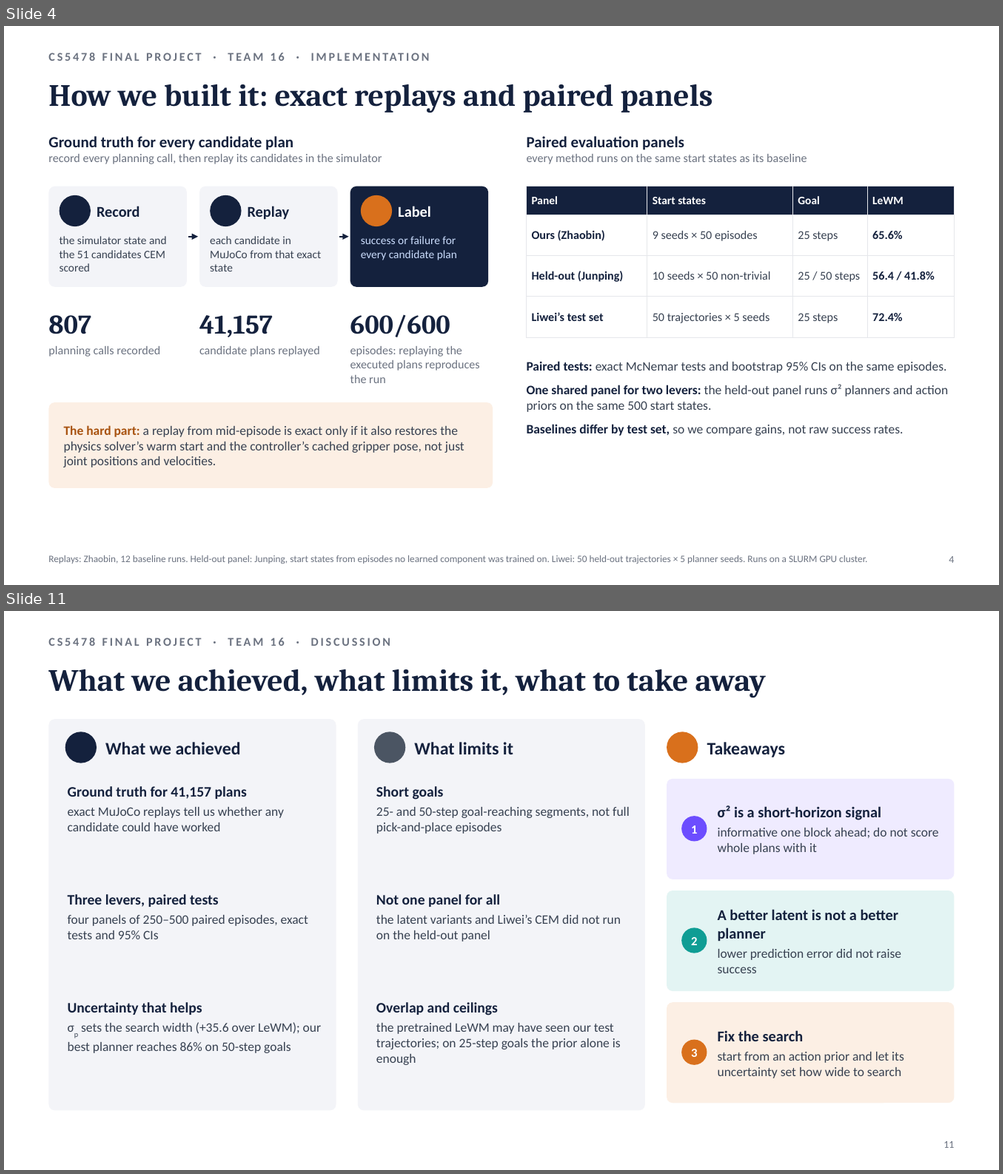
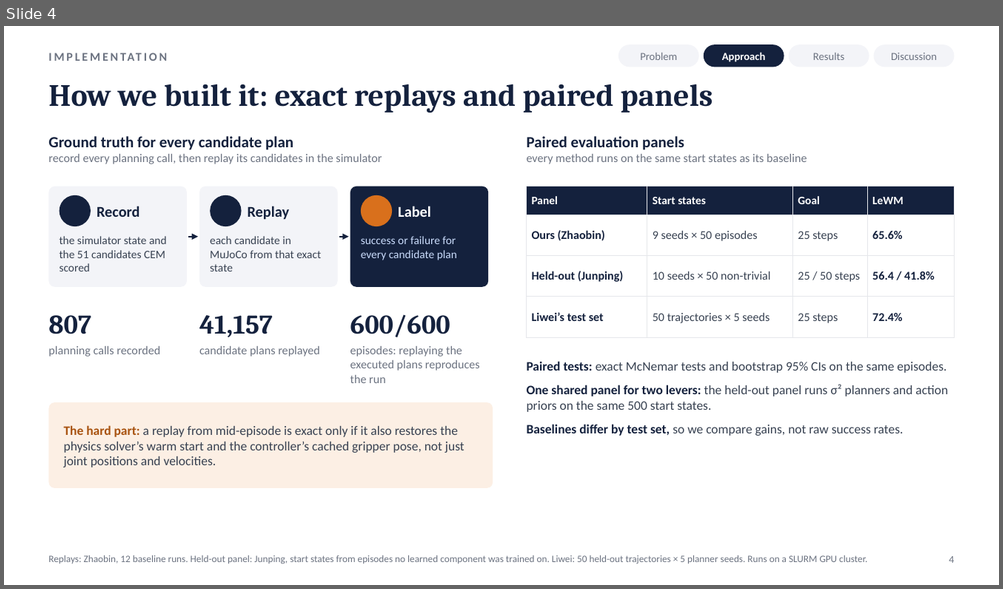
Before and after one commit to JaspinXu/uncertainty-aware-lewm, a slide deck: report/slides/CS5478_final_presentation.pptx. Shown one above the other, each under a label of ours: slides 4 and 11 before the commit, slide 4 after it; the slides between them are not shown. The pictures are 1003x1174 and 1003x589 pixels, drawn with LibreOffice and Linux fonts; fonts in the diff are those of the drawing; background and template pictures are left out. Boxes give left, top, right and bottom in pixels: in the first picture for what was removed or moved away, otherwise in the second. Text is boxed around its words. In the diff, an @@ line names an element or a change of style, - is before the commit and + after.

```diff
--- a/report/slides/CS5478_final_presentation.pptx
+++ b/report/slides/CS5478_final_presentation.pptx
@@ slide 11 removed at [4, 611, 999, 1170], background #FFFFFF @@
@@ text removed at [48, 638, 391, 646] @@
-CS5478 FINAL PROJECT · TEAM 16 · DISCUSSION
@@ text removed at [48, 669, 765, 698] @@
-What we achieved, what limits it, what to take away
@@ rounded rectangle removed at [48, 719, 336, 1111] @@
@@ rounded rectangle removed at [358, 719, 645, 1111] @@
@@ ellipse removed at [65, 732, 96, 763] @@
@@ text removed at [105, 742, 241, 755] @@
-What we achieved
@@ ellipse removed at [374, 732, 405, 763] @@
@@ text removed at [414, 742, 513, 755] @@
-What limits it
@@ ellipse removed at [666, 732, 698, 763] @@
@@ text removed at [707, 742, 785, 758] @@
-Takeaways
@@ text removed at [68, 786, 284, 832] @@
-Ground truth for 41,157 plans
-exact MuJoCo replays tell us whether any candidate could have worked
@@ text removed at [376, 786, 629, 834] @@
-Short goals
-25- and 50-step goal-reaching segments, not full pick-and-place episodes
@@ rounded rectangle removed at [666, 779, 954, 880] @@
@@ text removed at [717, 806, 939, 854] @@
-σ² is a short-horizon signal
-informative one block ahead; do not score whole plans with it
@@ ellipse removed at [681, 816, 707, 842] @@
-1
@@ text removed at [68, 894, 308, 940] @@
-Three levers, paired tests
-four panels of 250–500 paired episodes, exact tests and 95% CIs
@@ text removed at [376, 894, 620, 942] @@
-Not one panel for all
-the latent variants and Liwei’s CEM did not run on the held-out panel
@@ rounded rectangle removed at [666, 891, 954, 991] @@
@@ text removed at [717, 909, 901, 974] @@
-A better latent is not a better planner
-lower prediction error did not raise success
@@ ellipse removed at [681, 928, 707, 954] @@
-2
@@ text removed at [68, 1002, 321, 1054] @@
-Uncertainty that helps
-σp sets the search width (+35.6 over LeWM); our best planner reaches 86% on 50-step goals
@@ text removed at [376, 1002, 620, 1065] @@
-Overlap and ceilings
-the pretrained LeWM may have seen our test trajectories; on 25-step goals the prior alone is enough
@@ rounded rectangle removed at [666, 1002, 954, 1103] @@
@@ text removed at [717, 1031, 904, 1079] @@
-Fix the search
-start from an action prior and let its uncertainty set how wide to search
@@ ellipse removed at [681, 1040, 707, 1065] @@
-3
@@ text removed at [943, 1142, 953, 1148] @@
-11
@@ slide 4 changed as well @@
@@ text removed at [48, 46, 870, 67] @@
-CS5478 FINAL PROJECT · TEAM 16 · IMPLEMENTATION
@@ text added at [48, 46, 601, 67], 11.5 pt, text #6B7280, bold @@
+IMPLEMENTATION
@@ rounded rectangle added at [618, 44, 699, 67], fill #F3F4F8, 10.5 pt, text #6B7280 @@
+Problem
@@ rounded rectangle added at [703, 44, 784, 67], fill #14213D, 10.5 pt, text #FFFFFF, bold @@
+Approach
@@ rounded rectangle added at [788, 44, 869, 67], fill #F3F4F8, 10.5 pt, text #6B7280 @@
+Results
@@ rounded rectangle added at [874, 44, 954, 67], fill #F3F4F8, 10.5 pt, text #6B7280 @@
+Discussion
```
Also in this commit, not shown: 11 other slides changed, 2 slides added, 2 other files.
